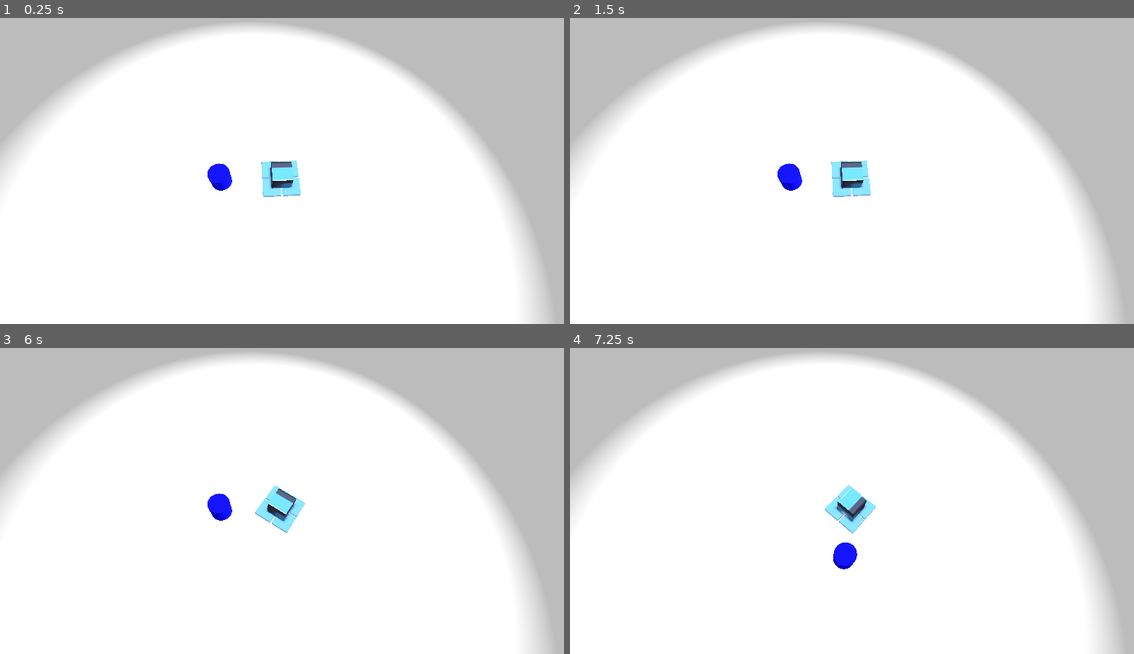
Above: before the commit, frames 1-4 (two rows, left to right).
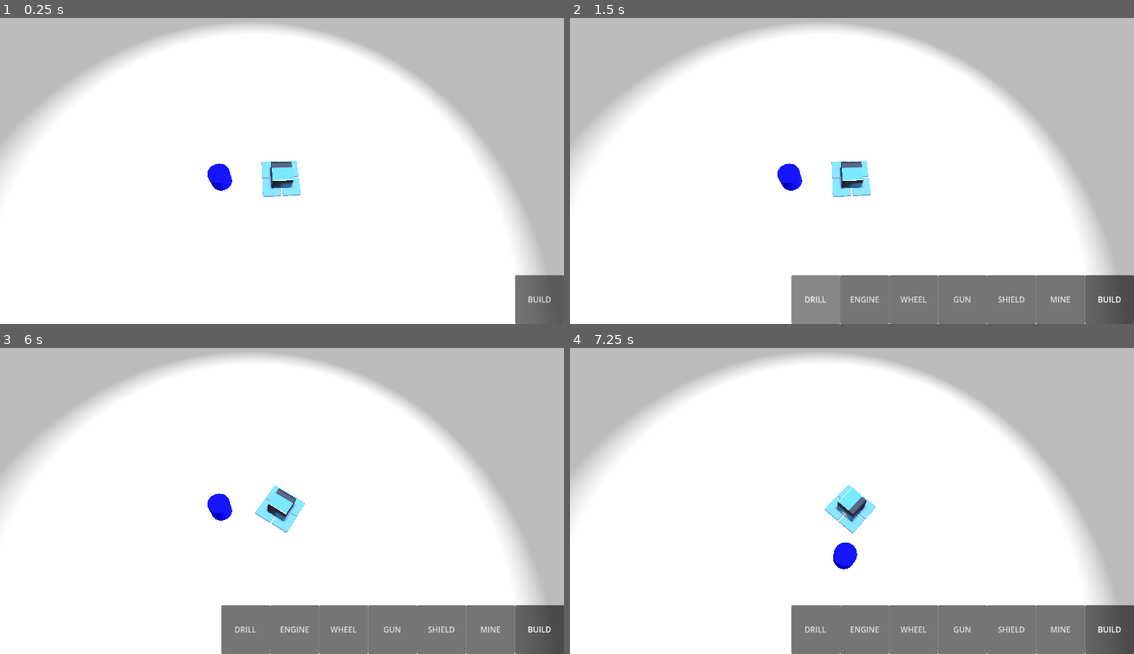
Above: after the commit, the same moments.

Repository: HedgeLizards/major
Game: Godot game, scene res://scenes/world.tscn
Same seed, same stepped clock (60 frames per second), same inputs: the game is played once before the commit and once after it. The engine's default icon, where the game draws it, is replaced by a stand-in: a white triangle on a blue panel in a dark square.
Inputs (mouse positions are in pixels of both pictures, inside the frame that each line leads up to):
- Up to frame 1 (0.25 s): no input
- Up to frame 2 (1.5 s): click (1111, 299) at 0.5 s, where only the run after the commit has a clickable "BUILD"; click (818, 299) at 1.25 s, where only the run after the commit has a clickable "DRILL"
- Up to frame 3 (6 s): click (293, 629) at 2 s, where only the run after the commit has a clickable "ENGINE"; click (344, 629) at 2.75 s, where only the run after the commit has a clickable "WHEEL"; click (394, 629) at 3.5 s, where only the run after the commit has a clickable "GUN"; click (439, 629) at 4.25 s, where only the run after the commit has a clickable "SHIELD"; click (490, 629) at 5 s, where only the run after the commit has a clickable "MINE"; tap Enter at 5.75 s; move the mouse to (406, 479) at 5.77 s; hold D (right) from 5.78 s (still down)
- Up to frame 4 (7.25 s): move the mouse to (739, 510) at 6.52 s; release D (right) at 6.53 s; hold S (backward) from 6.53 s (still down)

The runs differ from the first frame. In frame 1, 1.4% of the frame differs, in the area x 91-100%, y 83-100%; in frame 2, 9.7%; in frame 3, 9.8%, in the area x 39-100%, y 83-100%; in frame 4, 9.8%.

Commit message:
Initial BuildMenu

Diff:
--- /dev/null
+++ b/code/BuildMenu.gd
@@ -0,0 +1,94 @@
+extends CanvasLayer
+
+var screen_scale = DisplayServer.screen_get_scale(DisplayServer.window_get_current_screen())
+
+func _ready():
+	$VBoxContainer1.scale *= screen_scale
+	$VBoxContainer2.scale *= screen_scale
+	$VBoxContainer3.scale *= screen_scale
+	$VBoxContainer4.scale *= screen_scale
+	$VBoxContainer5.scale *= screen_scale
+	$VBoxContainer6.scale *= screen_scale
+	$Build.scale *= screen_scale
+
+func _on_drill_pressed():
+	pass # Replace with function body.
+
+func _on_engine_pressed():
+	pass # Replace with function body.
+
+func _on_wheel_pressed():
+	pass # Replace with function body.
+
+func _on_gun_pressed():
+	pass # Replace with function body.
+
+func _on_shield_pressed():
+	pass # Replace with function body.
+
+func _on_mine_pressed():
+	pass # Replace with function body.
+
+func _on_build_toggled(button_pressed):
+	var tween = create_tween().set_parallel().set_trans(Tween.TRANS_SINE)
+
+	if button_pressed:
+		for i in 6:
+			var v_box_container = get_child(i)
+
+			tween.tween_property(v_box_container, 'offset_right', (6 - i) * -100 * screen_scale, 0.5)
+			tween.tween_property(v_box_container, 'modulate:a', 1, 0.5)
+	else:
+		for i in 6:
+			var v_box_container = get_child(i)
+
+			tween.tween_property(v_box_container, 'offset_right', 0, 0.5)
+			tween.tween_property(v_box_container, 'modulate:a', 0, 0.5)
+
+func _on_drill_mouse_entered():
+	$VBoxContainer1/Label1.visible = true
+	$VBoxContainer1/Label2.visible = true
+
+func _on_drill_mouse_exited():
+	$VBoxContainer1/Label1.visible = false
+	$VBoxContainer1/Label2.visible = false
+
+func _on_engine_mouse_entered():
+	$VBoxContainer2/Label1.visible = true
+	$VBoxContainer2/Label2.visible = true
+
+func _on_engine_mouse_exited():
+	$VBoxContainer2/Label1.visible = false
+	$VBoxContainer2/Label2.visible = false
+
+func _on_wheel_mouse_entered():
+	$VBoxContainer3/Label1.visible = true
+	$VBoxContainer3/Label2.visible = true
+
+func _on_wheel_mouse_exited():
+	$VBoxContainer3/Label1.visible = false
+	$VBoxContainer3/Label2.visible = false
+
+func _on_gun_mouse_entered():
+	$VBoxContainer4/Label1.visible = true
+	$VBoxContainer4/Label2.visible = true
+
+func _on_gun_mouse_exited():
+	$VBoxContainer4/Label1.visible = false
+	$VBoxContainer4/Label2.visible = false
+
+func _on_shield_mouse_entered():
+	$VBoxContainer5/Label1.visible = true
+	$VBoxContainer5/Label2.visible = true
+
+func _on_shield_mouse_exited():
+	$VBoxContainer5/Label1.visible = false
+	$VBoxContainer5/Label2.visible = false
+
+func _on_mine_mouse_entered():
+	$VBoxContainer6/Label1.visible = true
+	$VBoxContainer6/Label2.visible = true
+
+func _on_mine_mouse_exited():
+	$VBoxContainer6/Label1.visible = false
+	$VBoxContainer6/Label2.visible = false
--- a/project.godot
+++ b/project.godot
@@ -14,6 +14,10 @@
 run/main_scene="res://scenes/world.tscn"
 config/features=PackedStringArray("4.1", "GL Compatibility")
 config/icon="res://icon.svg"
+
+[display]
+
+window/size/mode=4
 
 [input]
 
--- /dev/null
+++ b/scenes/build_menu.tscn
@@ -0,0 +1,257 @@
+[gd_scene load_steps=4 format=3 uid="uid://n81gfvtb48yt"]
+
+[ext_resource type="Script" path="res://code/BuildMenu.gd" id="1_acqg8"]
+
+[sub_resource type="InputEventKey" id="InputEventKey_0qw6u"]
+device = -1
+keycode = 66
+unicode = 98
+
+[sub_resource type="Shortcut" id="Shortcut_73dm8"]
+events = [SubResource("InputEventKey_0qw6u")]
+
+[node name="BuildMenu" type="CanvasLayer"]
+script = ExtResource("1_acqg8")
+
+[node name="VBoxContainer1" type="VBoxContainer" parent="."]
+modulate = Color(1, 1, 1, 0)
+anchors_preset = 3
+anchor_left = 1.0
+anchor_top = 1.0
+anchor_right = 1.0
+anchor_bottom = 1.0
+offset_left = -40.0
+offset_top = -40.0
+grow_horizontal = 0
+grow_vertical = 0
+pivot_offset = Vector2(100, 100)
+
+[node name="Label1" type="Label" parent="VBoxContainer1"]
+visible = false
+layout_mode = 2
+text = "3x Ore 1"
+horizontal_alignment = 1
+vertical_alignment = 1
+
+[node name="Label2" type="Label" parent="VBoxContainer1"]
+visible = false
+layout_mode = 2
+text = "2x Ore 2"
+horizontal_alignment = 1
+vertical_alignment = 1
+
+[node name="Drill" type="Button" parent="VBoxContainer1"]
+custom_minimum_size = Vector2(100, 100)
+layout_mode = 2
+focus_mode = 0
+mouse_default_cursor_shape = 2
+text = "DRILL"
+
+[node name="VBoxContainer2" type="VBoxContainer" parent="."]
+modulate = Color(1, 1, 1, 0)
+anchors_preset = 3
+anchor_left = 1.0
+anchor_top = 1.0
+anchor_right = 1.0
+anchor_bottom = 1.0
+offset_left = -40.0
+offset_top = -40.0
+grow_horizontal = 0
+grow_vertical = 0
+pivot_offset = Vector2(100, 100)
+
+[node name="Label1" type="Label" parent="VBoxContainer2"]
+visible = false
+layout_mode = 2
+text = "3x Ore 1"
+horizontal_alignment = 1
+vertical_alignment = 1
+
+[node name="Label2" type="Label" parent="VBoxContainer2"]
+visible = false
+layout_mode = 2
+text = "2x Ore 2"
+horizontal_alignment = 1
+vertical_alignment = 1
+
+[node name="Engine" type="Button" parent="VBoxContainer2"]
+custom_minimum_size = Vector2(100, 100)
+layout_mode = 2
+focus_mode = 0
+mouse_default_cursor_shape = 2
+text = "ENGINE"
+
+[node name="VBoxContainer3" type="VBoxContainer" parent="."]
+modulate = Color(1, 1, 1, 0)
+anchors_preset = 3
+anchor_left = 1.0
+anchor_top = 1.0
+anchor_right = 1.0
+anchor_bottom = 1.0
+offset_left = -40.0
+offset_top = -40.0
+grow_horizontal = 0
+grow_vertical = 0
+pivot_offset = Vector2(100, 100)
+
+[node name="Label1" type="Label" parent="VBoxContainer3"]
+visible = false
+layout_mode = 2
+text = "3x Ore 1"
+horizontal_alignment = 1
+vertical_alignment = 1
+
+[node name="Label2" type="Label" parent="VBoxContainer3"]
+visible = false
+layout_mode = 2
+text = "2x Ore 2"
+horizontal_alignment = 1
+vertical_alignment = 1
+
+[node name="Wheel" type="Button" parent="VBoxContainer3"]
+custom_minimum_size = Vector2(100, 100)
+layout_mode = 2
+focus_mode = 0
+mouse_default_cursor_shape = 2
+text = "WHEEL"
+
+[node name="VBoxContainer4" type="VBoxContainer" parent="."]
+modulate = Color(1, 1, 1, 0)
+anchors_preset = 3
+anchor_left = 1.0
+anchor_top = 1.0
+anchor_right = 1.0
+anchor_bottom = 1.0
+offset_left = -40.0
+offset_top = -40.0
+grow_horizontal = 0
+grow_vertical = 0
+pivot_offset = Vector2(100, 100)
+
+[node name="Label1" type="Label" parent="VBoxContainer4"]
+visible = false
+layout_mode = 2
+text = "3x Ore 1"
+horizontal_alignment = 1
+vertical_alignment = 1
+
+[node name="Label2" type="Label" parent="VBoxContainer4"]
+visible = false
+layout_mode = 2
+text = "2x Ore 2"
+horizontal_alignment = 1
+vertical_alignment = 1
+
+[node name="Gun" type="Button" parent="VBoxContainer4"]
+custom_minimum_size = Vector2(100, 100)
+layout_mode = 2
+focus_mode = 0
+mouse_default_cursor_shape = 2
+text = "GUN"
+
+[node name="VBoxContainer5" type="VBoxContainer" parent="."]
+modulate = Color(1, 1, 1, 0)
+anchors_preset = 3
+anchor_left = 1.0
+anchor_top = 1.0
+anchor_right = 1.0
+anchor_bottom = 1.0
+offset_left = -100.0
+offset_top = -100.0
+grow_horizontal = 0
+grow_vertical = 0
+pivot_offset = Vector2(100, 100)
+
+[node name="Label1" type="Label" parent="VBoxContainer5"]
+visible = false
+layout_mode = 2
+text = "3x Ore 1"
+horizontal_alignment = 1
+vertical_alignment = 1
+
+[node name="Label2" type="Label" parent="VBoxContainer5"]
+visible = false
+layout_mode = 2
+text = "2x Ore 2"
+horizontal_alignment = 1
+vertical_alignment = 1
+
+[node name="Shield" type="Button" parent="VBoxContainer5"]
+custom_minimum_size = Vector2(100, 100)
+layout_mode = 2
+focus_mode = 0
+mouse_default_cursor_shape = 2
+text = "SHIELD"
+
+[node name="VBoxContainer6" type="VBoxContainer" parent="."]
+modulate = Color(1, 1, 1, 0)
+anchors_preset = 3
+anchor_left = 1.0
+anchor_top = 1.0
+anchor_right = 1.0
+anchor_bottom = 1.0
+offset_left = -100.0
+offset_top = -100.0
+grow_horizontal = 0
+grow_vertical = 0
+pivot_offset = Vector2(100, 100)
+
+[node name="Label1" type="Label" parent="VBoxContainer6"]
+visible = false
+layout_mode = 2
+text = "3x Ore 1"
+horizontal_alignment = 1
+vertical_alignment = 1
+
+[node name="Label2" type="Label" parent="VBoxContainer6"]
+visible = false
+layout_mode = 2
+text = "2x Ore 2"
+horizontal_alignment = 1
+vertical_alignment = 1
+
+[node name="Mine" type="Button" parent="VBoxContainer6"]
+custom_minimum_size = Vector2(100, 100)
+layout_mode = 2
+focus_mode = 0
+mouse_default_cursor_shape = 2
+text = "MINE"
+
+[node name="Build" type="Button" parent="."]
+custom_minimum_size = Vector2(100, 100)
+anchors_preset = 3
+anchor_left = 1.0
+anchor_top = 1.0
+anchor_right = 1.0
+anchor_bottom = 1.0
+offset_left = -100.0
+offset_top = -100.0
+grow_horizontal = 0
+grow_vertical = 0
+pivot_offset = Vector2(100, 100)
+focus_mode = 0
+mouse_default_cursor_shape = 2
+toggle_mode = true
+shortcut = SubResource("Shortcut_73dm8")
+shortcut_feedback = false
+text = "BUILD"
+
+[connection signal="mouse_entered" from="VBoxContainer1/Drill" to="." method="_on_drill_mouse_entered"]
+[connection signal="mouse_exited" from="VBoxContainer1/Drill" to="." method="_on_drill_mouse_exited"]
+[connection signal="pressed" from="VBoxContainer1/Drill" to="." method="_on_drill_pressed"]
+[connection signal="mouse_entered" from="VBoxContainer2/Engine" to="." method="_on_engine_mouse_entered"]
+[connection signal="mouse_exited" from="VBoxContainer2/Engine" to="." method="_on_engine_mouse_exited"]
+[connection signal="pressed" from="VBoxContainer2/Engine" to="." method="_on_engine_pressed"]
+[connection signal="mouse_entered" from="VBoxContainer3/Wheel" to="." method="_on_wheel_mouse_entered"]
+[connection signal="mouse_exited" from="VBoxContainer3/Wheel" to="." method="_on_wheel_mouse_exited"]
+[connection signal="pressed" from="VBoxContainer3/Wheel" to="." method="_on_wheel_pressed"]
+[connection signal="mouse_entered" from="VBoxContainer4/Gun" to="." method="_on_gun_mouse_entered"]
+[connection signal="mouse_exited" from="VBoxContainer4/Gun" to="." method="_on_gun_mouse_exited"]
+[connection signal="pressed" from="VBoxContainer4/Gun" to="." method="_on_gun_pressed"]
+[connection signal="mouse_entered" from="VBoxContainer5/Shield" to="." method="_on_shield_mouse_entered"]
+[connection signal="mouse_exited" from="VBoxContainer5/Shield" to="." method="_on_shield_mouse_exited"]
+[connection signal="pressed" from="VBoxContainer5/Shield" to="." method="_on_shield_pressed"]
+[connection signal="mouse_entered" from="VBoxContainer6/Mine" to="." method="_on_mine_mouse_entered"]
+[connection signal="mouse_exited" from="VBoxContainer6/Mine" to="." method="_on_mine_mouse_exited"]
+[connection signal="pressed" from="VBoxContainer6/Mine" to="." method="_on_mine_pressed"]
+[connection signal="toggled" from="Build" to="." method="_on_build_toggled"]
--- a/scenes/world.tscn
+++ b/scenes/world.tscn
@@ -1,6 +1,7 @@
-[gd_scene load_steps=7 format=3 uid="uid://2irnh6o5hk08"]
+[gd_scene load_steps=8 format=3 uid="uid://2irnh6o5hk08"]
 
 [ext_resource type="PackedScene" uid="uid://dukdcih3ch01f" path="res://scenes/vehicle.tscn" id="1_y0lji"]
+[ext_resource type="PackedScene" uid="uid://n81gfvtb48yt" path="res://scenes/build_menu.tscn" id="2_8cdw3"]
 
 [sub_resource type="Environment" id="Environment_jg4cu"]
 ambient_light_source = 2
@@ -33,3 +34,5 @@
 transform = Transform3D(1, 0, 0, 0, 1, 0, 0, 0, 1, -2.98669, 0, 0)
 material_override = SubResource("StandardMaterial3D_sdyhi")
 mesh = SubResource("CylinderMesh_pcac1")
+
+[node name="BuildMenu" parent="." instance=ExtResource("2_8cdw3")]
